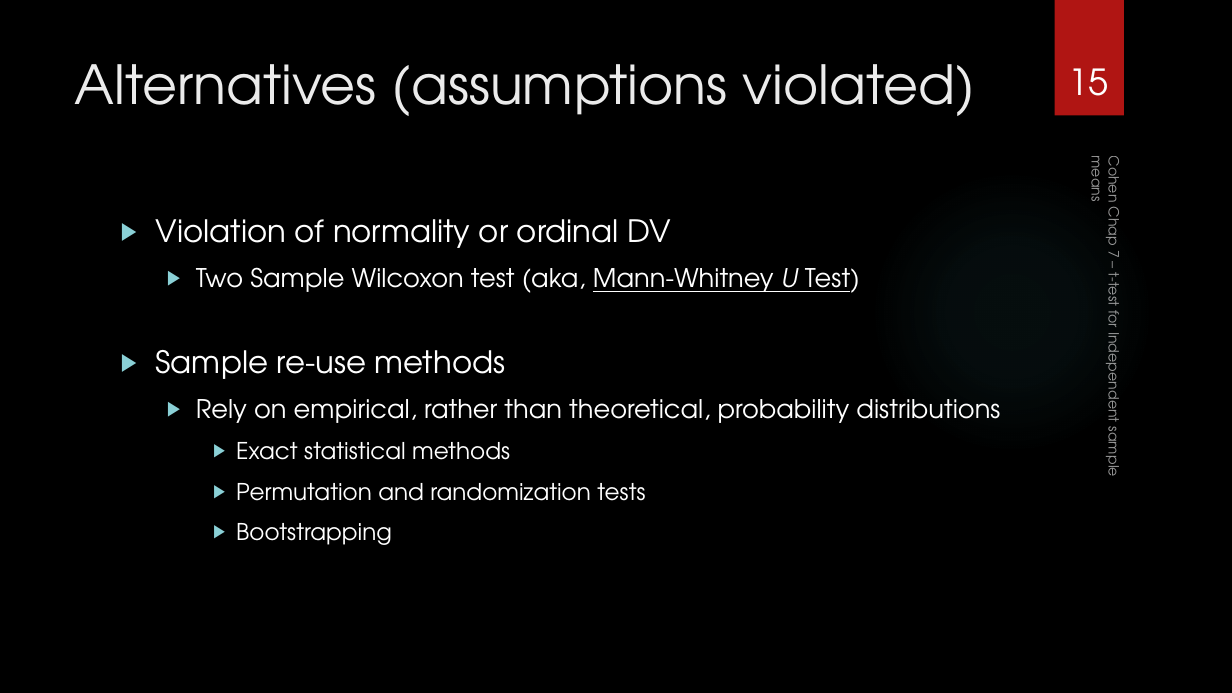
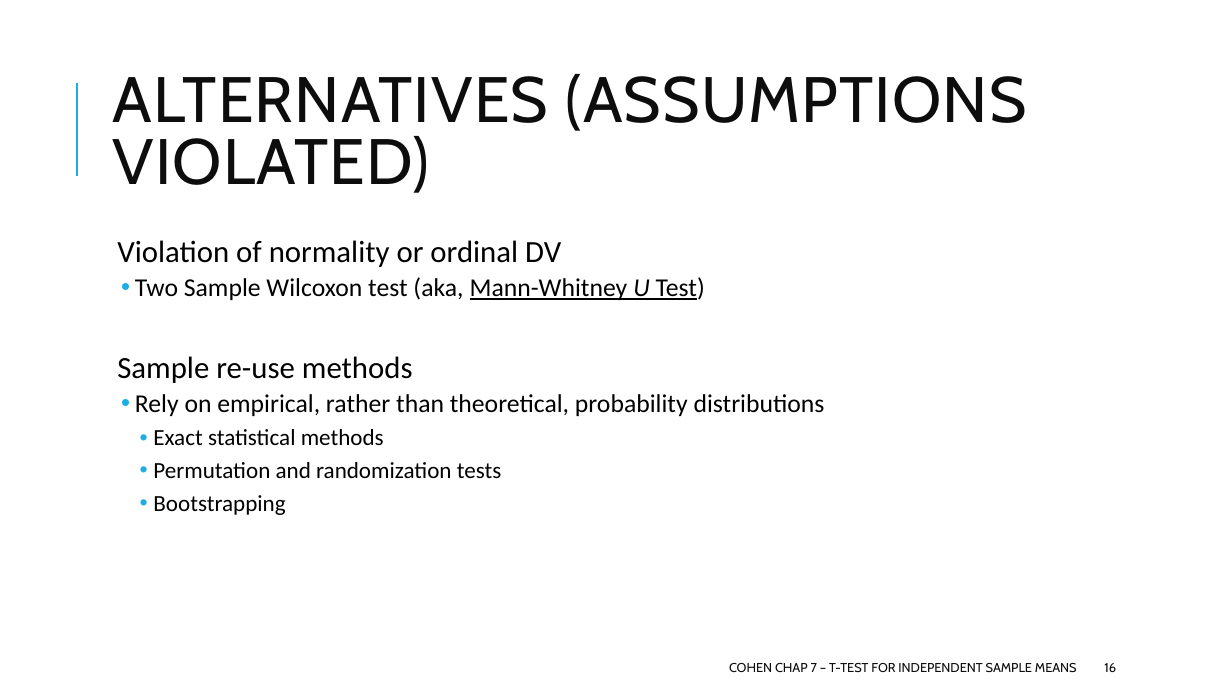
Before and after one commit to CEHS-research/PSY-6600_public, a slide deck: slide 16 of slides/ch7_t-test.pptx (slide 15 before the commit). Drawn at 1232x693 pixels with LibreOffice and Linux fonts; fonts in the diff are those of the drawing; background and template pictures are left out. Boxes give left, top, right and bottom in pixels: in the first picture for what was removed or moved away, otherwise in the second. Text is boxed around its words. In the diff, an @@ line names an element or a change of style, - is before the commit and + after.

```diff
--- a/slides/ch7_t-test.pptx
+++ b/slides/ch7_t-test.pptx
@@ background picture (left out) to #FFFFFF @@
@@ rectangle removed at [1055,0,1124,116] @@
@@ title "ALTERNATIVES (ASSUMPTIONS VIOLATED)" at [113,74,1027,193]: vertical alignment top to middle @@
@@ line added from (77, 176) to (77, 83), #1CADE4 1.5 pt @@
@@ title at [113,74,1027,193]: text changed; size 42 to 50 pt; font TeX Gyre Adventor to Cabin; text colour #EBEBEB to #0D0D0D @@
-Alternatives (assumptions violated)
+ALTERNATIVES (ASSUMPTIONS VIOLATED)
@@ page number removed at [1069,68,1109,96] @@
-15
@@ ellipse removed at [870,169,1154,454] @@
@@ text "Violation of normality or ordinal ...": place and size @@
-text "Violation of normality or ordinal ..." at [155,219,1000,545]
+text "Violation of normality or ordinal ..." at [117,240,825,515]
@@ text "Violation of normality or ordinal ..." at [117,240,825,515]: font TeX Gyre Adventor to Calibri, text colour #FFFFFF to #000000; bullet ▶ to  ; line spacing 1 to 0.9; more space between paragraphs; bullet colour #8AD0D6 to #1CADE4; bullet ▶ to •; less space between paragraphs @@
@@ text "COHEN CHAP 7 – T-TEST ..." at [729,663,1077,672]: vertical alignment bottom to middle; rotation 90 to 0 degrees @@
@@ text at [729,663,1077,672]: text changed; size 11 to 10 pt; font TeX Gyre Adventor to Cabin; text colour #FFFFFF at 60% opacity to #0D0D0D @@
-Cohen Chap 7 – t-test for Independent sample means
+COHEN CHAP 7 – T-TEST FOR INDEPENDENT SAMPLE MEANS
@@ page number added at [1104,663,1116,672], 10 pt, text #0D0D0D @@
+16
```
Also in this commit, not shown: 18 other slides changed, 2 slides added, 1 slide removed, 7 other files.
